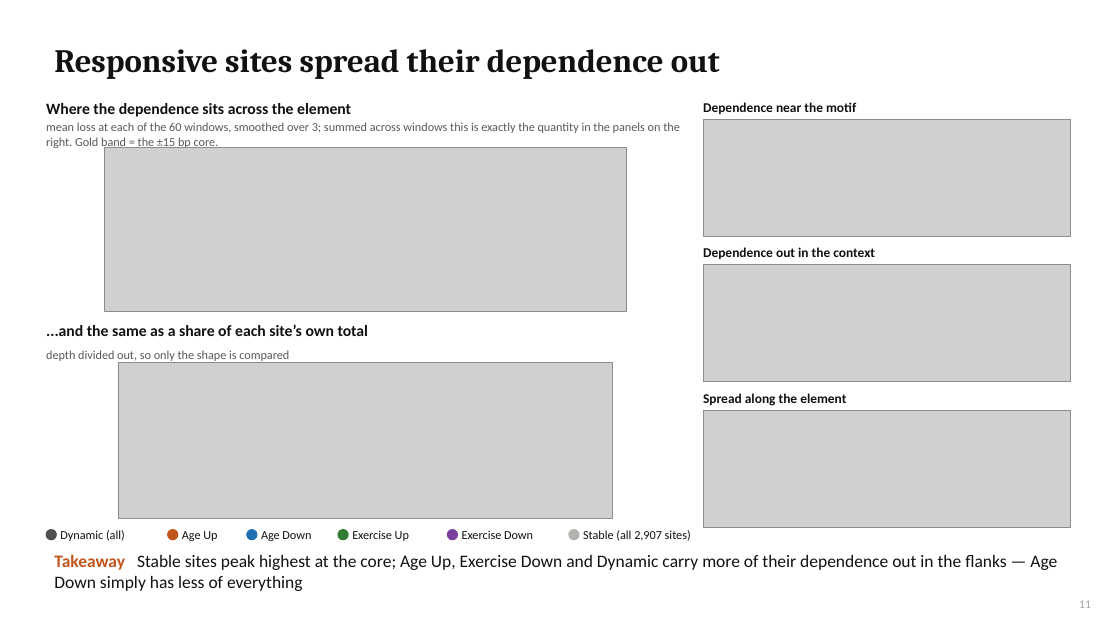
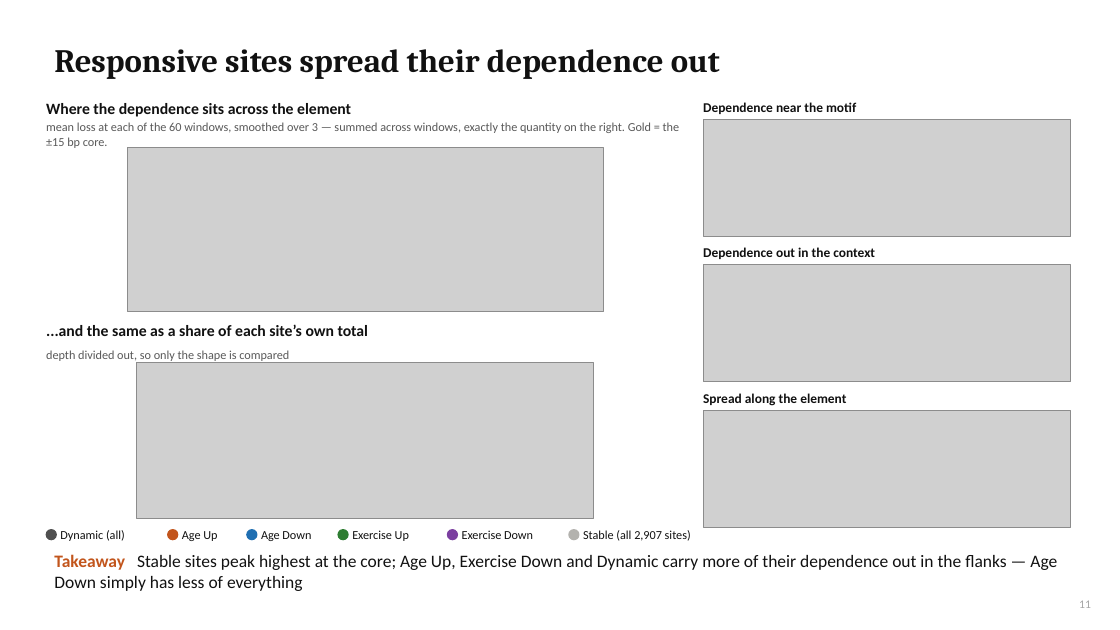
Before and after one commit to cytokine4242/Alpha_Genome_Ap1, a slide deck: slide 11 of Analysis/AP1_AlphaGenome_results.pptx. Drawn at 1120x630 pixels with LibreOffice and Linux fonts; fonts in the diff are those of the drawing; grey boxes stand for pictures. Boxes give left, top, right and bottom in pixels: in the first picture for what was removed or moved away, otherwise in the second. Text is boxed around its words. In the diff, an @@ line names an element or a change of style, - is before the commit and + after.

```diff
--- a/Analysis/AP1_AlphaGenome_results.pptx
+++ b/Analysis/AP1_AlphaGenome_results.pptx
@@ text at (x1=46, y1=122, x2=680, y2=148): text changed @@
-mean loss at each of the 60 windows, smoothed over 3; summed across windows this is exactly the quantity in the panels on the right. Gold band = the ±15 bp core.
+mean loss at each of the 60 windows, smoothed over 3 — summed across windows, exactly the quantity on the right. Gold = the ±15 bp core.
@@ picture resized from (x1=105, y1=148, x2=627, y2=312) to (x1=128, y1=148, x2=604, y2=312) @@
@@ picture resized from (x1=118, y1=363, x2=613, y2=518) to (x1=137, y1=363, x2=594, y2=518) @@
```
Also in this commit, not shown: 6 other files.
